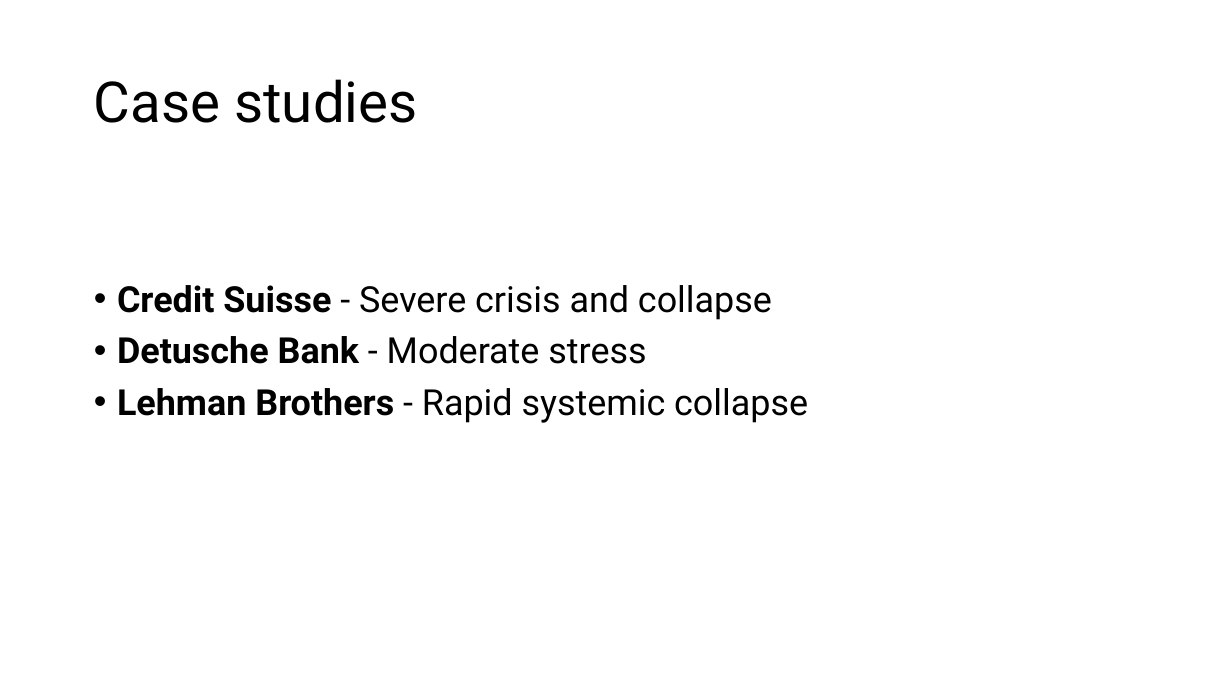
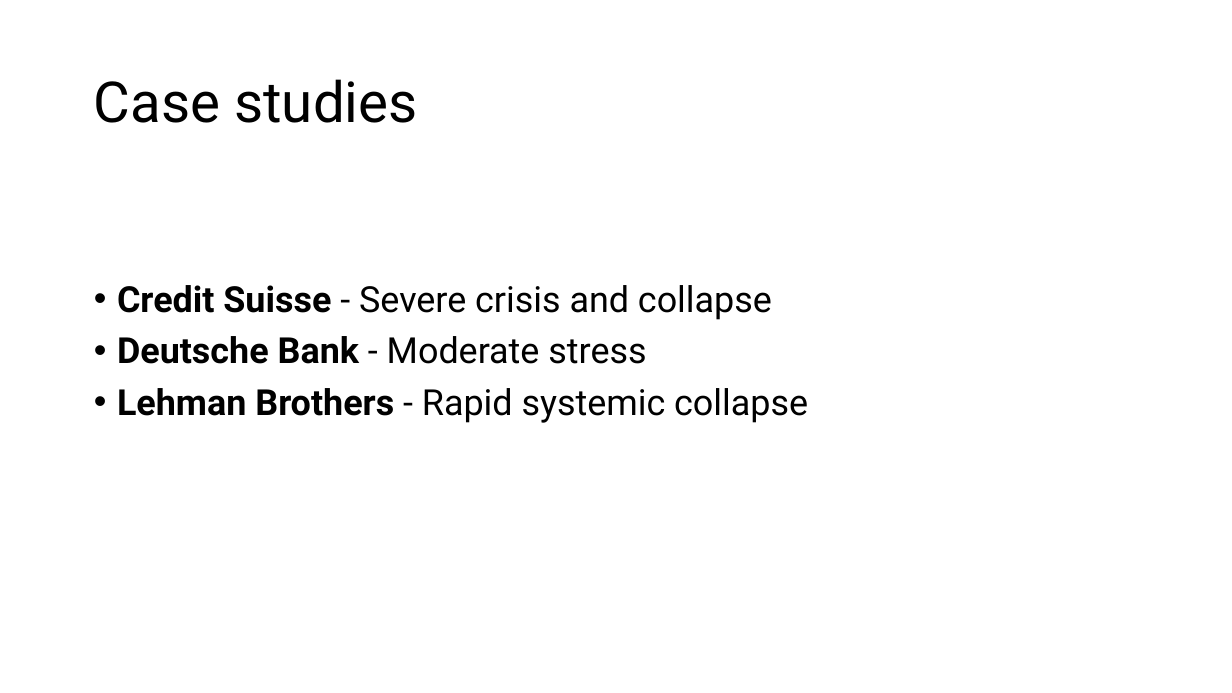
Before and after one commit to steinarb1234/DCL_coco_bond, a slide deck: slide 8 of Enhancing Bank Robustness through Dynamic Control of Leverage.pptx (slide 11 before the commit). Drawn at 1232x693 pixels with LibreOffice and Linux fonts; fonts in the diff are those of the drawing. Boxes give left, top, right and bottom in pixels: in the first picture for what was removed or moved away, otherwise in the second. Text is boxed around its words. In the diff, an @@ line names an element or a change of style, - is before the commit and + after.

```diff
--- a/Enhancing Bank Robustness through Dynamic Control of Leverage.pptx
+++ b/Enhancing Bank Robustness through Dynamic Control of Leverage.pptx
@@ text at bbox=[117, 336, 646, 364]: text changed @@
-• Detusche Bank - Moderate stress
+• Deutsche Bank - Moderate stress
```
Also in this commit, not shown: 15 other slides changed, 3 slides added, 4 slides removed.
